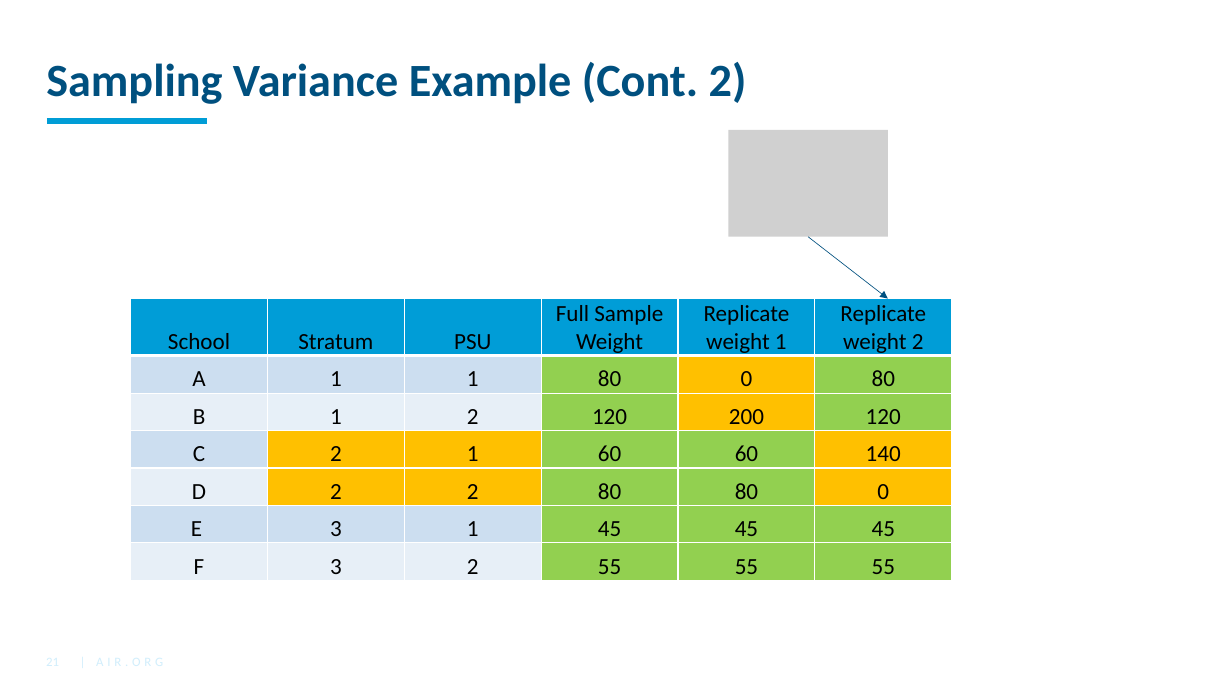
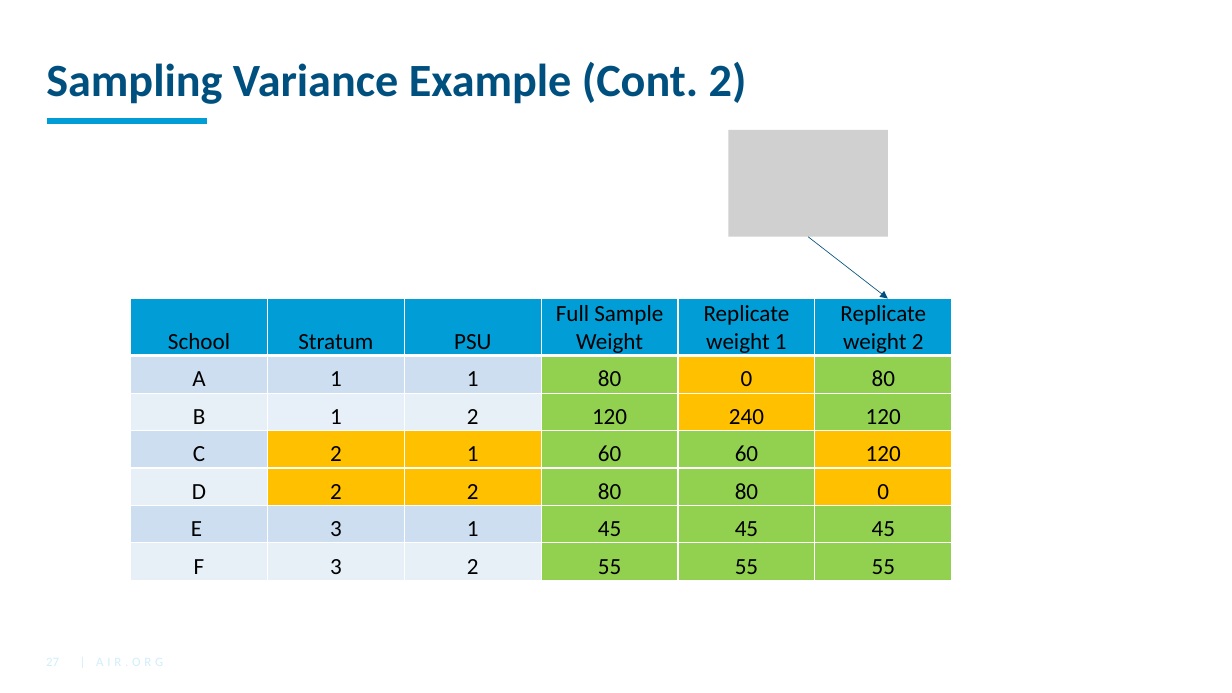
Before and after one commit to American-Institutes-for-Research/2021-Oct-EdSurvey-Training-Series, a slide deck: slide 27 of Day1/Day1_02_Sampling.pptx (slide 21 before the commit). Drawn at 1232x693 pixels with LibreOffice and Linux fonts; fonts in the diff are those of the drawing; grey boxes stand for pictures; background and template pictures are left out. Boxes give left, top, right and bottom in pixels: in the first picture for what was removed or moved away, otherwise in the second. Text is boxed around its words. In the diff, an @@ line names an element or a change of style, - is before the commit and + after.

Commit message:
update Sampling

```diff
--- a/Day1/Day1_02_Sampling.pptx
+++ b/Day1/Day1_02_Sampling.pptx
@@ table at (130,299,951,579) @@
-row 3, column 5: 200
+row 3, column 5: 240
-row 4, column 6: 140
+row 4, column 6: 120
```
Also in this commit, not shown: 14 other slides changed, 6 slides added, 5 slides removed.
